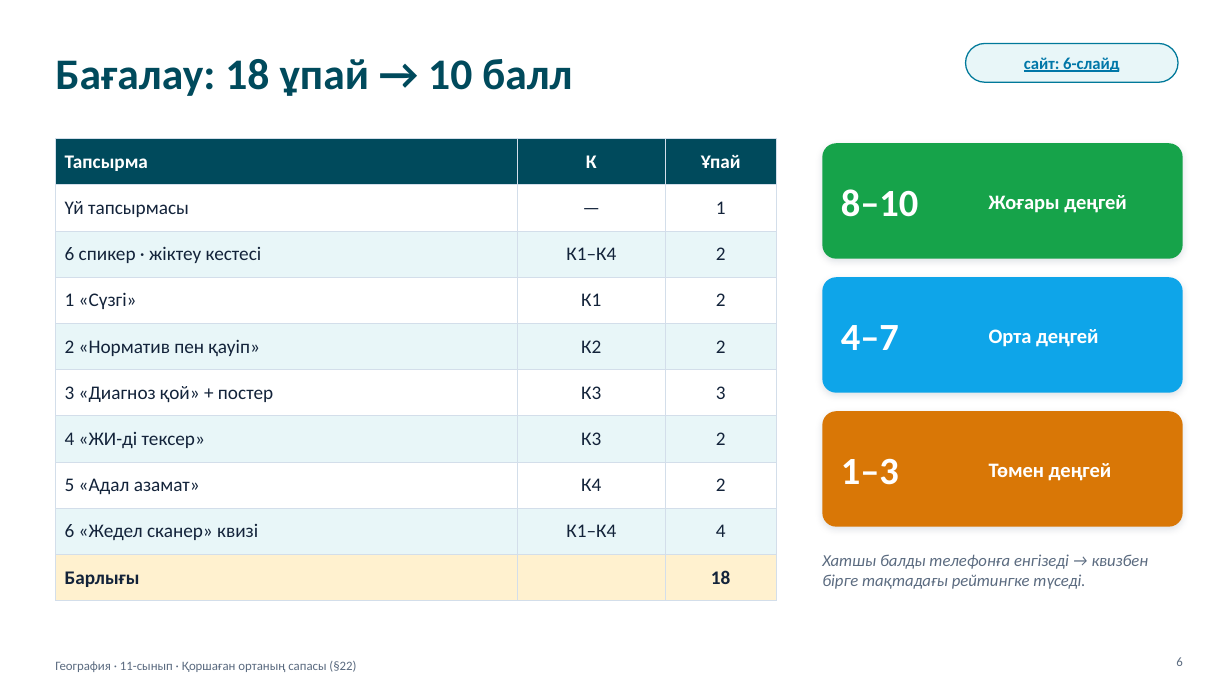
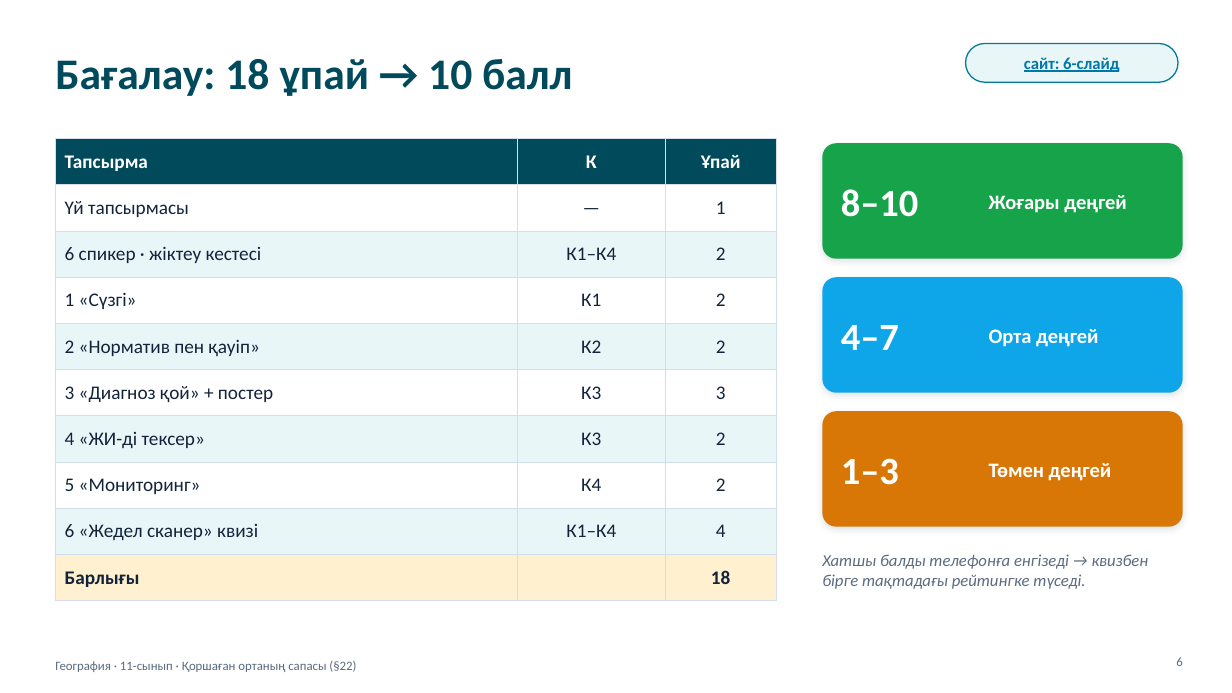
Before and after one commit to makpalkubantova-arch/ecoscaner, a slide deck: slide 6 of materialdar/2-Prezentaciya-Qorshagan-orta-sapasy.pptx. Drawn at 1232x693 pixels with LibreOffice and Linux fonts; fonts in the diff are those of the drawing. Boxes give left, top, right and bottom in pixels: in the first picture for what was removed or moved away, otherwise in the second. Text is boxed around its words. In the diff, an @@ line names an element or a change of style, - is before the commit and + after.

```diff
--- a/materialdar/2-Prezentaciya-Qorshagan-orta-sapasy.pptx
+++ b/materialdar/2-Prezentaciya-Qorshagan-orta-sapasy.pptx
@@ table at [55,139,776,591] @@
-row 8, column 1: 5 «Адал азамат»
+row 8, column 1: 5 «Мониторинг»
```
Also in this commit, not shown: 6 other slides changed, 21 other files.
